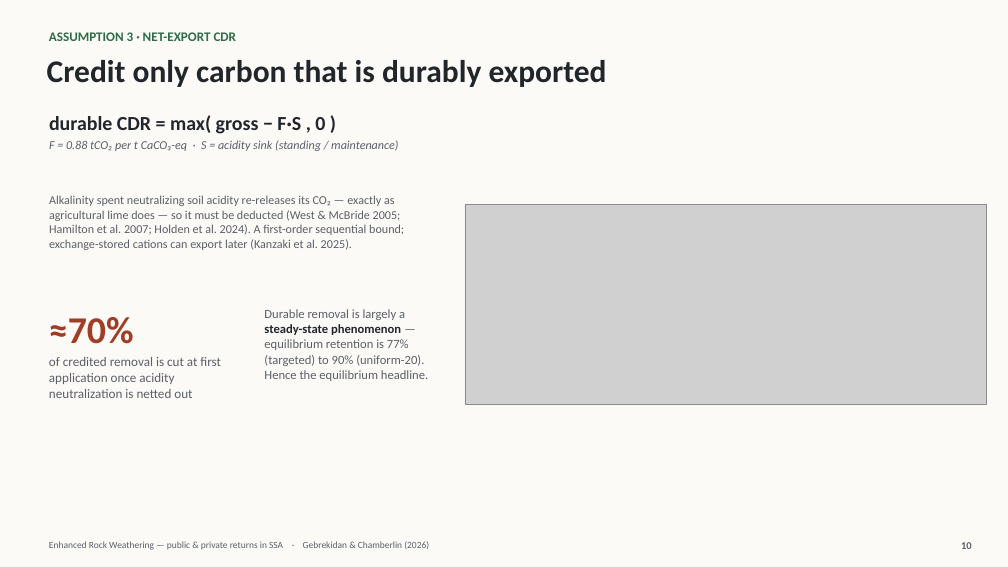
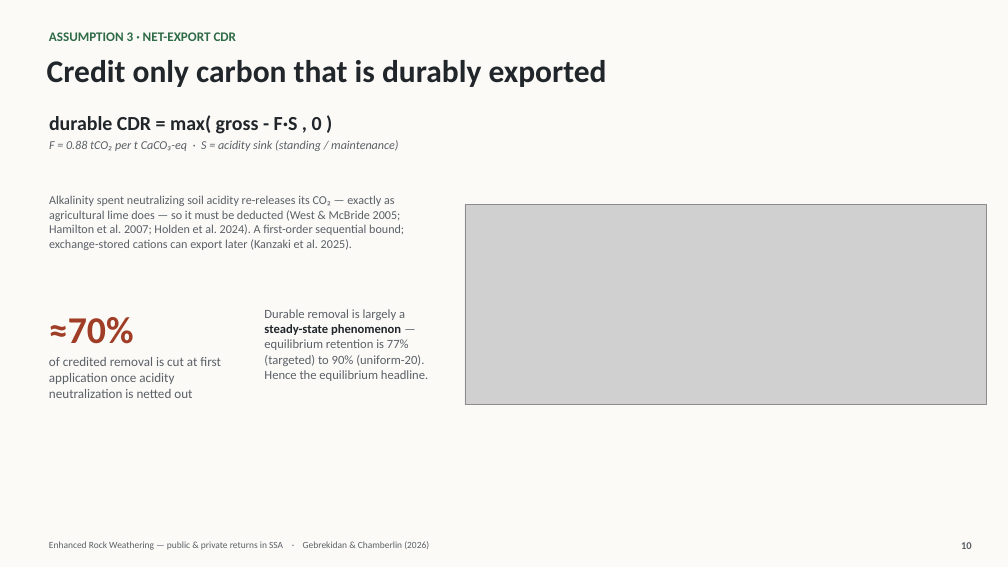
Before and after one commit to chamb244/erw-exante-v2, a slide deck: slide 10 of paper/ERW_public_private_returns_walkthrough.pptx. Drawn at 1008x567 pixels with LibreOffice and Linux fonts; fonts in the diff are those of the drawing; grey boxes stand for pictures. Boxes give left, top, right and bottom in pixels: in the first picture for what was removed or moved away, otherwise in the second. Text is boxed around its words. In the diff, an @@ line names an element or a change of style, - is before the commit and + after.

```diff
--- a/paper/ERW_public_private_returns_walkthrough.pptx
+++ b/paper/ERW_public_private_returns_walkthrough.pptx
@@ text at (49, 115, 322, 134): text changed @@
-durable CDR = max( gross − F·S , 0 )
+durable CDR = max( gross - F·S , 0 )
```
Also in this commit, not shown: 6 other slides changed, 4 other files.
